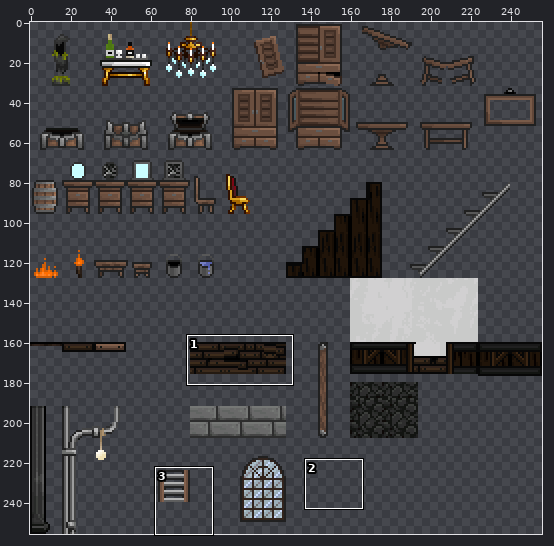
One commit to this sprite sheet: LudumDare48/Assets/Sprites/tile.png. Above: a wide view before the commit, with the close-up outlined.
Close-up. Old version:
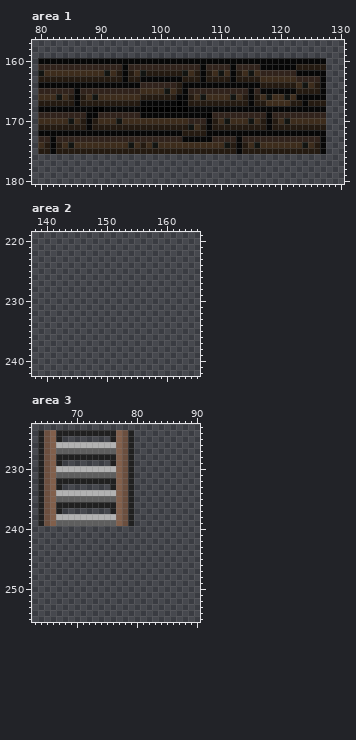
The file is 256x256 pixels. Colours within 5 levels of each other are drawn and written as one. Shown: area 1: x 79..130, y 157..180; area 2: x 138..165, y 219..242; area 3: x 63..90, y 223..255.
After:
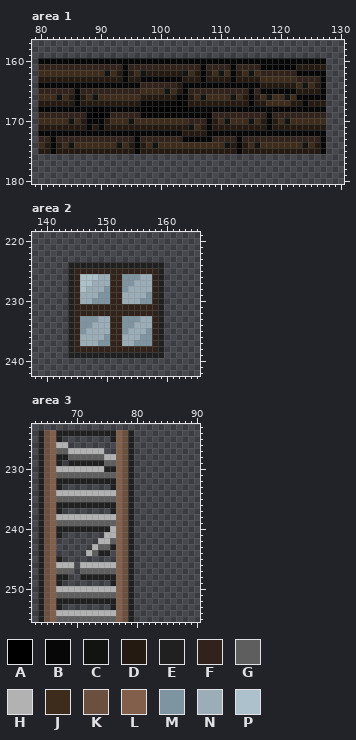
Palette (. is transparent): A #000000  B #070707  C #121411  D #241a11  E #202020  F #31231c  G #5e5e5e  H #b2b2b2  J #3d2c1c  K #6b4f3f  L #815f4b  M #7e94a0  N #9badb7  P #adc1cc
The edit:
--- area 1
@@ x 79..82 @@
 161 .FFF
-162 .CJJ
+162 .JJJ
 163 .DDD
@@ x 87..98 @@
 168 BBAABBBBBBAA
-169 FBBFFFFFFFBB
-170 DBDJJJCJJJJJ
-171 DBDDDDDDDDDD
+169 FBAABFFFFFBB
+170 DBBBDJJJCJJJ
+171 DBDBDDDDDDDD
 172 BBBBBBBBBBBB
-173 FFFFFFFFFFFF
-174 JJJJJJJJCJDJ
-175 DDDDDDDDDDDD
+173 FFFFFFFFFBFF
+174 JJJJJJCJDBDJ
+175 DDDDDDDDDBDD
 176 ............
--- area 2
@@ x 138..165 @@
 223 ............................
-224 ............................
-225 ............................
-226 ............................
-227 ............................
-228 ............................
-229 ............................
-230 ............................
-231 ............................
-232 ............................
-233 ............................
-234 ............................
-235 ............................
-236 ............................
-237 ............................
-238 ............................
-239 ............................
+224 ......EEEEEEEEEEEEEEEE......
+225 ......EFFFFFFFFFFFFFFE......
+226 ......EFPPPNNFFMMMNNFE......
+227 ......EFPPNNNFFMMNNNFE......
+228 ......EFPNNNMFFMNNNNFE......
+229 ......EFNNNMMFFNNNNMFE......
+230 ......EFNNMMMFFNNNMMFE......
+231 ......EFFFFFFFFFFFFFFE......
+232 ......EFFFFFFFFFFFFFFE......
+233 ......EFMMMNNFFMMMNNFE......
+234 ......EFMMNNNFFMMNNNFE......
+235 ......EFMNNNNFFMNNNMFE......
+236 ......EFNNNNMFFNNNMMFE......
+237 ......EFNNNMMFFNNMMMFE......
+238 ......EFFFFFFFFFFFFFFE......
+239 ......EEEEEEEEEEEEEEEE......
 240 ............................
--- area 3
@@ x 67..78 @@
 225 E........ELK
-226 HHHHHHHHHHLK
-227 GGGGGGGGGGLK
-228 EEEEEEEEEELK
-229 E........ELK
-230 HHHHHHHHHHLK
+226 HH........LK
+227 GGHHHHHH..LK
+228 EEGGGGGGHHLK
+229 E.EEEEEEGGLK
+230 HHHHHHHHEELK
 231 GGGGGGGGGGLK
@@ x 63..81 @@
 239 .EKLGGGGGGGGGGLKE..
-240 ...................
-241 ...................
-242 ...................
-243 ...................
-244 ...................
-245 ...................
-246 ...................
-247 ...................
-248 ...................
-249 ...................
-250 ...................
-251 ...................
-252 ...................
-253 ...................
-254 ...................
-255 ...................
+240 .EKLEEEEEEEEEHLKE..
+241 .EKLE.......HHLKE..
+242 .EKL.......HHGLKE..
+243 .EKL......HGGELKE..
+244 .EKL.....HGEE.LKE..
+245 .EKLE.........LKE..
+246 .EKLHHH.HHHHHHLKE..
+247 .EKLGGG.GGGGGGLKE..
+248 .EKLEE..EEEEEELKE..
+249 .EKLE........ELKE..
+250 .EKLHHHHHHHHHHLKE..
+251 .EKLGGGGGGGGGGLKE..
+252 .EKLEEEEEEEEEELKE..
+253 .EKLE........ELKE..
+254 .EKLHHHHHHHHHHLKE..
+255 .EKLGGGGGGGGGGLKE..
